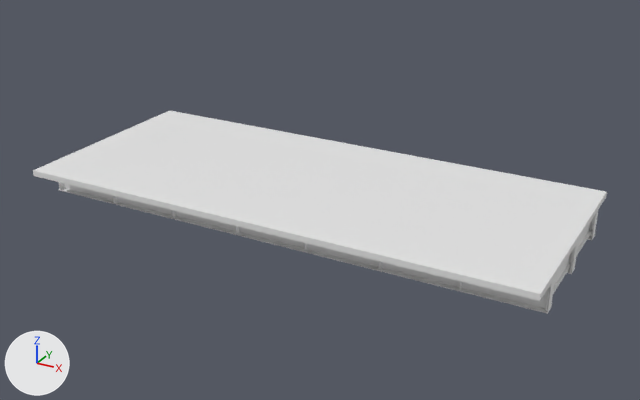
One commit to the OBJ model IFC/Steel/Mumbai/Sup_Str/M_20_2L_NF_S/model.obj: the scene before it, then after it.
Rendered twice from a 50 mm camera at (25.2, -27.0, 13.5) aimed at (10.4, -0.1, 0.1). Lighting does not change. The marker at lower left points along +X, +Y and +Z. The older version comes first. Where no turn or scale is listed for an object, it has been applied to the vertices. Vertices at exactly the same position are counted once.

Names of what the first picture shows: 'model'.
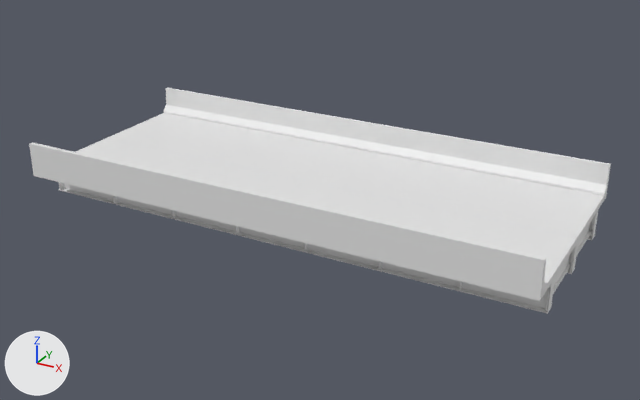
What the commit changed:
me_model is used by ob_model.
me_model had 1100 vertices, 1908 faces and spanned x 0.0..20.0, y -4.3..4.3, z -0.5..0.8.
me_model now has 1128 vertices, 1952 faces and spans x 0.0..20.0, y -4.3..4.3, z -0.5..1.9.
Part 1, on me_model:
16 vertices are added at x 0.0..20.0, y -4.3..4.3, z 0.8..1.9.
12 new vertices lie (20.0, 0.0, 0.0) away from vertices in x 0.0, y -4.1..4.1, z 0.8..1.9.
44 new faces join them.

Changed parts and their boxes [x1, y1, x2, y2] in the pictures (640 x 400 px):
'model', reshaped (11% taller): before [33, 111, 607, 314]; after [29, 88, 611, 314]
part 1 of me_model, added: after [29, 88, 611, 294]
